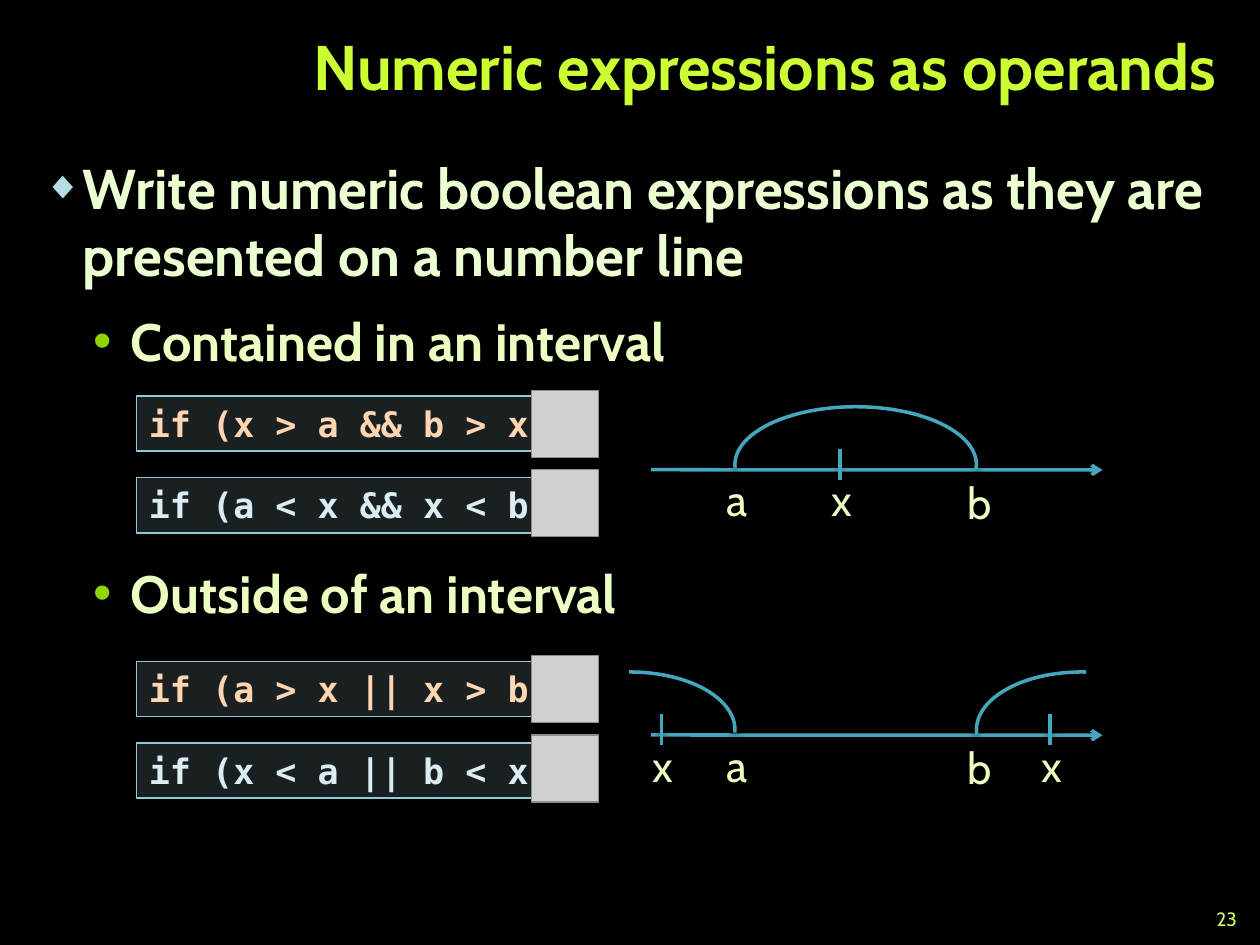
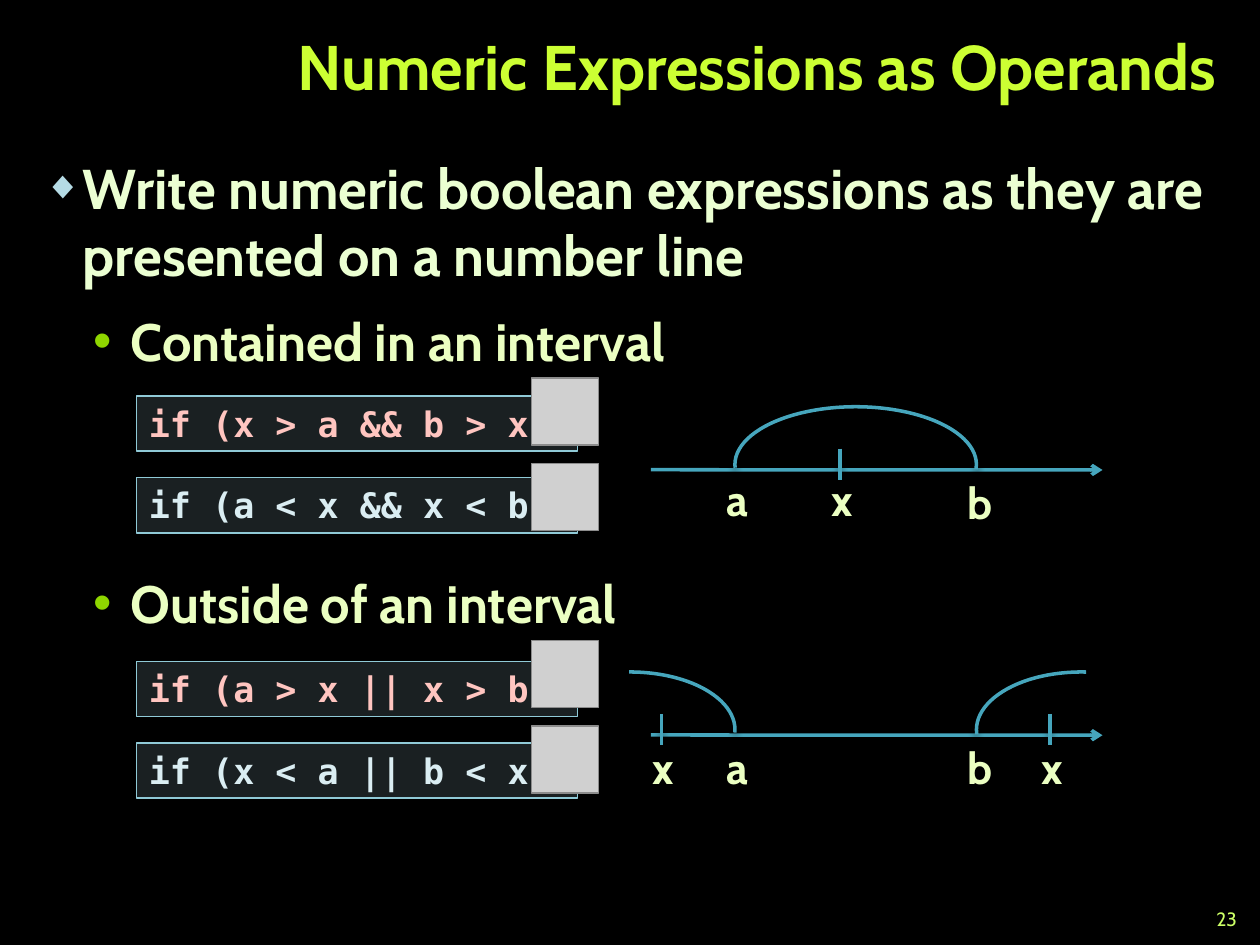
Before and after one commit to NikolayGenov/TelerikAcademy, a slide deck: slide 23 of KPK/Lectures/6. Using Control Structures, Conditional Statements and Loops.pptx. Drawn at 1260x945 pixels with LibreOffice and Linux fonts; fonts in the diff are those of the drawing; grey boxes stand for pictures; background and template pictures are left out. Boxes give left, top, right and bottom in pixels: in the first picture for what was removed or moved away, otherwise in the second. Text is boxed around its words. In the diff, an @@ line names an element or a change of style, - is before the commit and + after.

```diff
--- a/KPK/Lectures/6. Using Control Structures, Conditional Statements and Loops.pptx
+++ b/KPK/Lectures/6. Using Control Structures, Conditional Statements and Loops.pptx
@@ title at (298, 42, 1216, 105): text changed @@
-Numeric expressions as operands
+Numeric Expressions as Operands
@@ picture: place and size @@
-picture at (532, 391, 598, 457)
+picture at (532, 378, 598, 445)
@@ rectangle "if (x > a && ..." at (136, 396, 577, 451): text colour #FFD5B2 to #FFC5C0 @@
@@ picture: place and size @@
-picture at (532, 470, 598, 537)
+picture at (532, 464, 598, 530)
@@ text at (131, 583, 617, 624): more space between paragraphs @@
@@ picture: place and size @@
-picture at (532, 655, 598, 722)
+picture at (532, 640, 598, 707)
@@ rectangle "if (a > x || ..." at (136, 662, 577, 717): text colour #FFD5B2 to #FFC5C0 @@
@@ picture: place and size @@
-picture at (532, 735, 598, 801)
+picture at (532, 726, 598, 793)
@@ bold on in 7 elements at (726, 493, 748, 517), (968, 486, 993, 520), (831, 494, 852, 516), (968, 751, 993, 785), (726, 761, 748, 785), (653, 762, 674, 784), (1041, 762, 1062, 784) @@
```
Also in this commit, not shown: 45 other slides changed, 17 other files.
